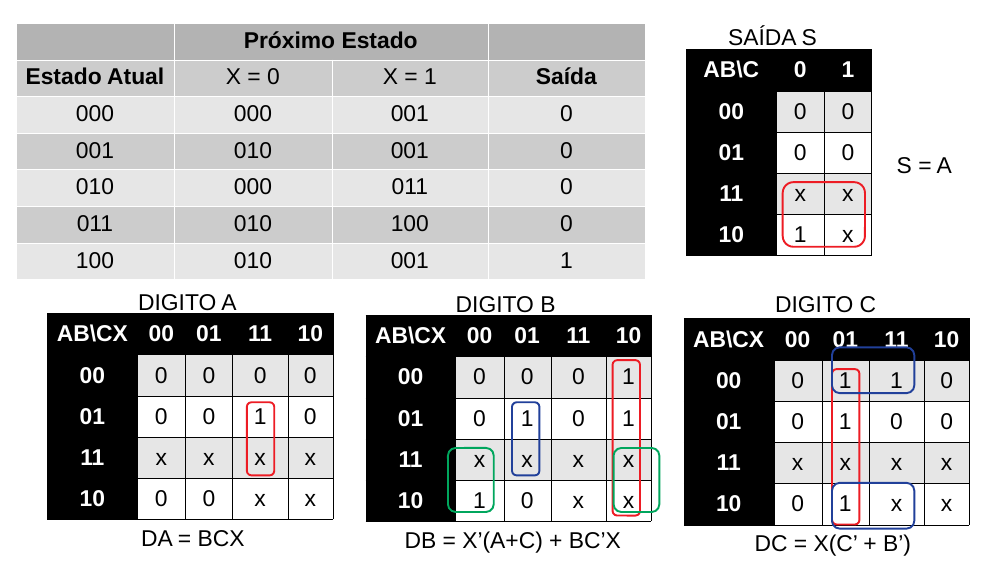
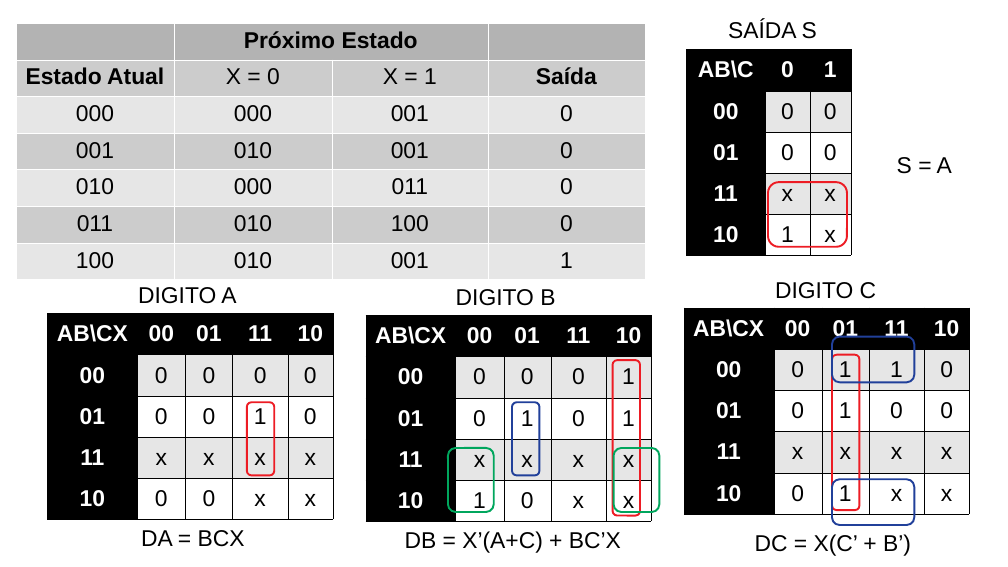
Before and after one commit to BrunoMasunaga/mef-sd, a slide deck: slide 3 of Relatório/Imagens/MEF em Moore.odp. Drawn at 1008x567 pixels with LibreOffice and Linux fonts; fonts in the diff are those of the drawing. Boxes give left, top, right and bottom in pixels: in the first picture for what was removed or moved away, otherwise in the second. Text is boxed around its words. In the diff, an @@ line names an element or a change of style, - is before the commit and + after.

```diff
--- a/Relatório/Imagens/MEF em Moore.odp
+++ b/Relatório/Imagens/MEF em Moore.odp
@@ table: place and size @@
-table at bbox=[687, 49, 873, 255]
+table at bbox=[687, 49, 852, 255]
@@ rounded rectangle: place and size @@
-rounded rectangle at bbox=[783, 182, 865, 247]
+rounded rectangle at bbox=[768, 182, 847, 247]
@@ text "DIGITO C": place and size @@
-text "DIGITO C" at bbox=[775, 296, 877, 313]
+text "DIGITO C" at bbox=[775, 282, 877, 299]
@@ 1 text, 1 table, 1 rounded rectangle: place and size @@
-1 text, 1 table, 1 rounded rectangle at bbox=[138, 294, 970, 524]
+1 text, 1 table, 1 rounded rectangle at bbox=[138, 287, 970, 514]
@@ freeform shape: place and size @@
-freeform shape at bbox=[832, 370, 860, 525]
+freeform shape at bbox=[832, 355, 860, 510]
@@ 2 texts, 1 rounded rectangle: place and size @@
-2 texts, 1 rounded rectangle at bbox=[456, 27, 915, 529]
+2 texts, 1 rounded rectangle at bbox=[456, 20, 915, 525]
```
Also in this commit, not shown: 9 other files.
